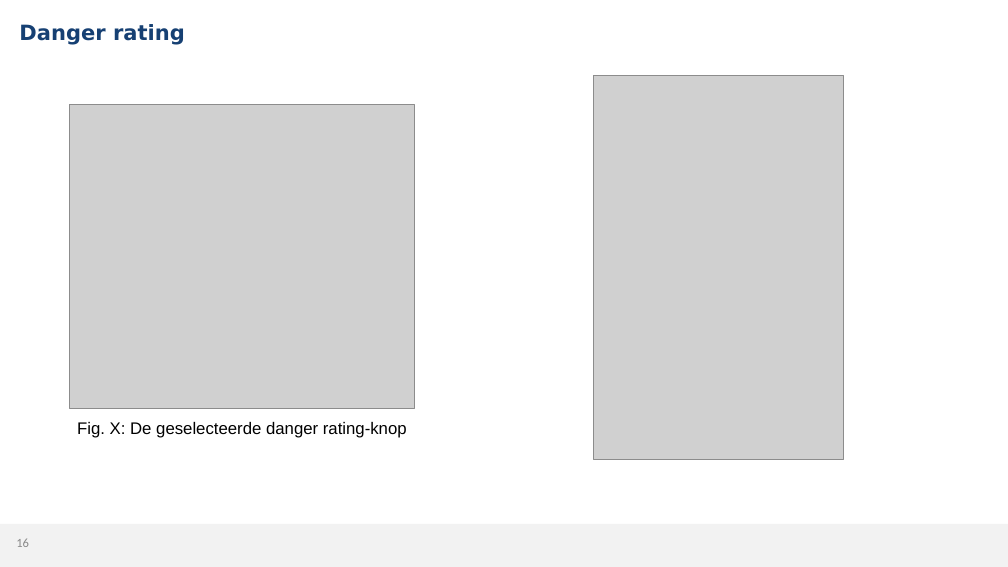
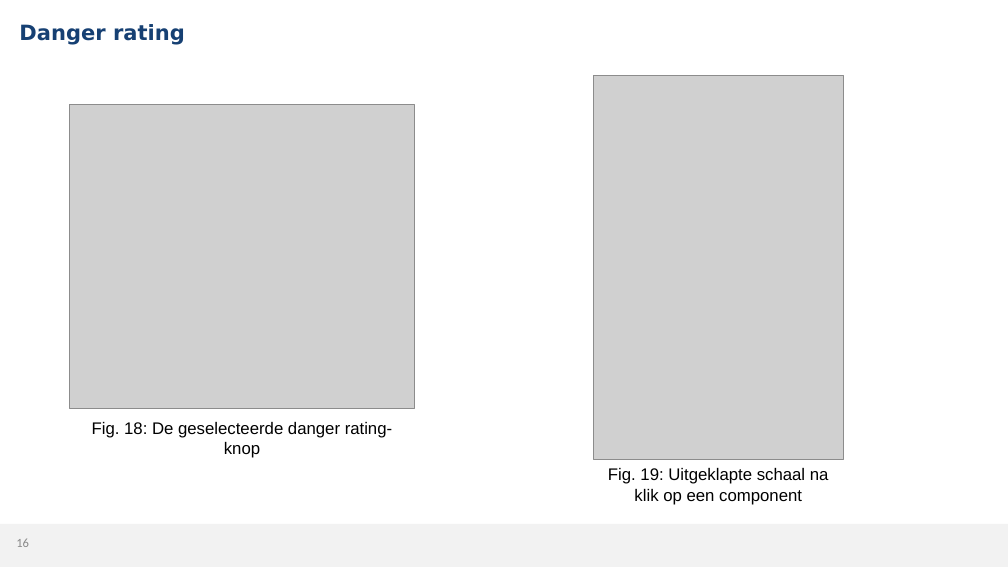
Before and after one commit to MikaG-1952764/masterproef, a slide deck: slide 16 of MP2526_Verdediging.pptx. Drawn at 1008x567 pixels with LibreOffice and Linux fonts; fonts in the diff are those of the drawing; grey boxes stand for pictures; background and template pictures are left out. Boxes give left, top, right and bottom in pixels: in the first picture for what was removed or moved away, otherwise in the second. Text is boxed around its words. In the diff, an @@ line names an element or a change of style, - is before the commit and + after.

```diff
--- a/MP2526_Verdediging.pptx
+++ b/MP2526_Verdediging.pptx
@@ text at <box>92,422,392,458</box>: text changed @@
-Fig. X: De geselecteerde danger rating-knop
+Fig. 18: De geselecteerde danger rating-knop
@@ text added at <box>608,468,829,505</box>, 16 pt, text #000000 @@
+Fig. 19: Uitgeklapte schaal na klik op een component
```
Also in this commit, not shown: 13 other slides changed, 1 other file.
